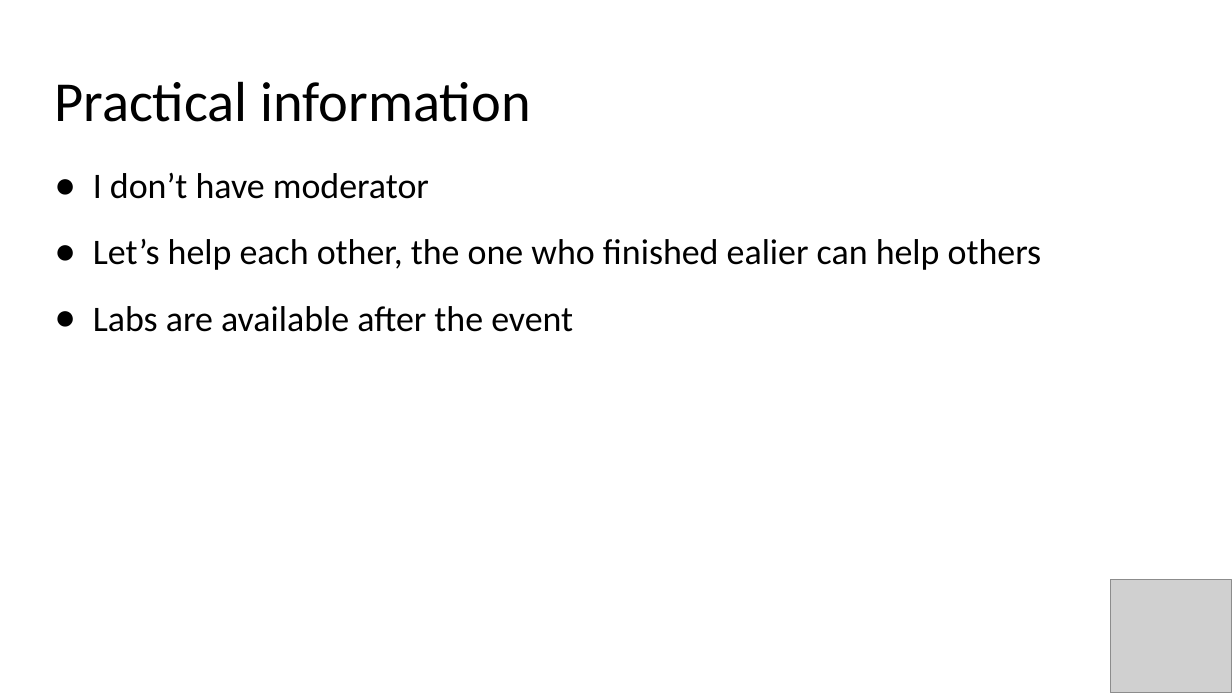
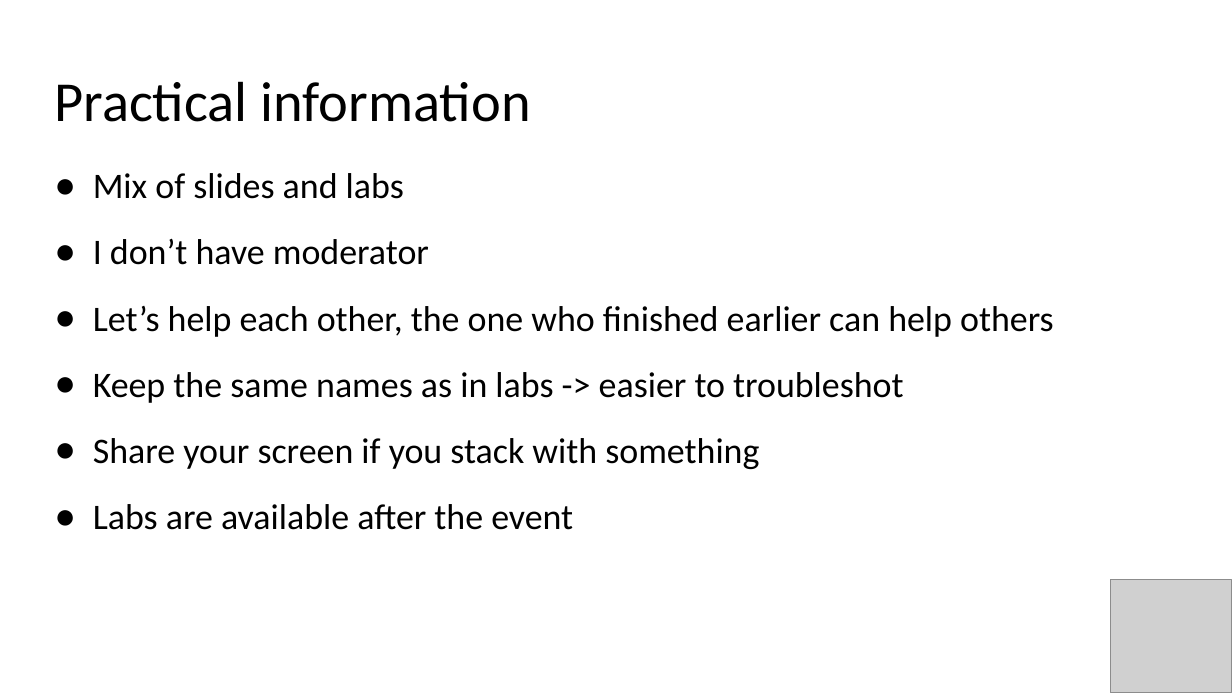
Before and after one commit to evgenyb/aks-workshops, a slide deck: slide 3 of 01-aks-and-k8s-101/slides/Introduction to AKS.pptx. Drawn at 1232x693 pixels with LibreOffice and Linux fonts; fonts in the diff are those of the drawing; grey boxes stand for pictures. Boxes give left, top, right and bottom in pixels: in the first picture for what was removed or moved away, otherwise in the second. Text is boxed around its words. In the diff, an @@ line names an element or a change of style, - is before the commit and + after.

```diff
--- a/01-aks-and-k8s-101/slides/Introduction to AKS.pptx
+++ b/01-aks-and-k8s-101/slides/Introduction to AKS.pptx
@@ text at [93, 173, 404, 199]: paragraph added @@
+● Mix of slides and labs
@@ text at [93, 306, 1054, 469]: text changed @@
-● Let’s help each other, the one who finished ealier can help others
+● Let’s help each other, the one who finished earlier can help others
+● Keep the same names as in labs -> easier to troubleshot
+● Share your screen if you stack with something
```
Also in this commit, not shown: 2 other slides changed, 13 slides added, 7 other files.
